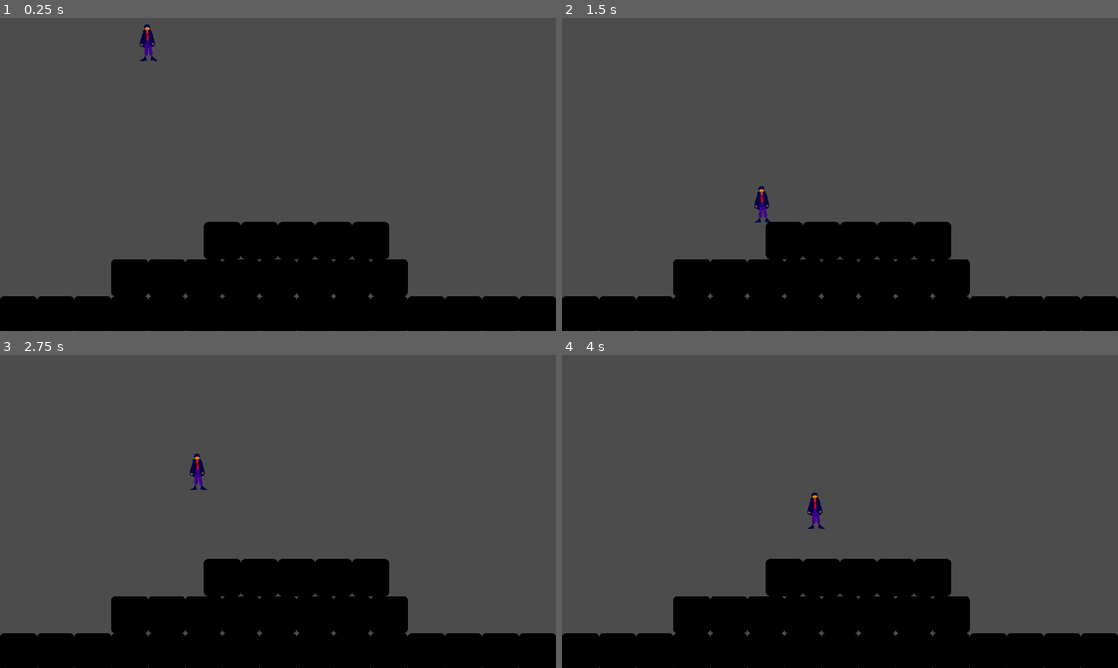
Above: before the commit, frames 1-4 (two rows, left to right).
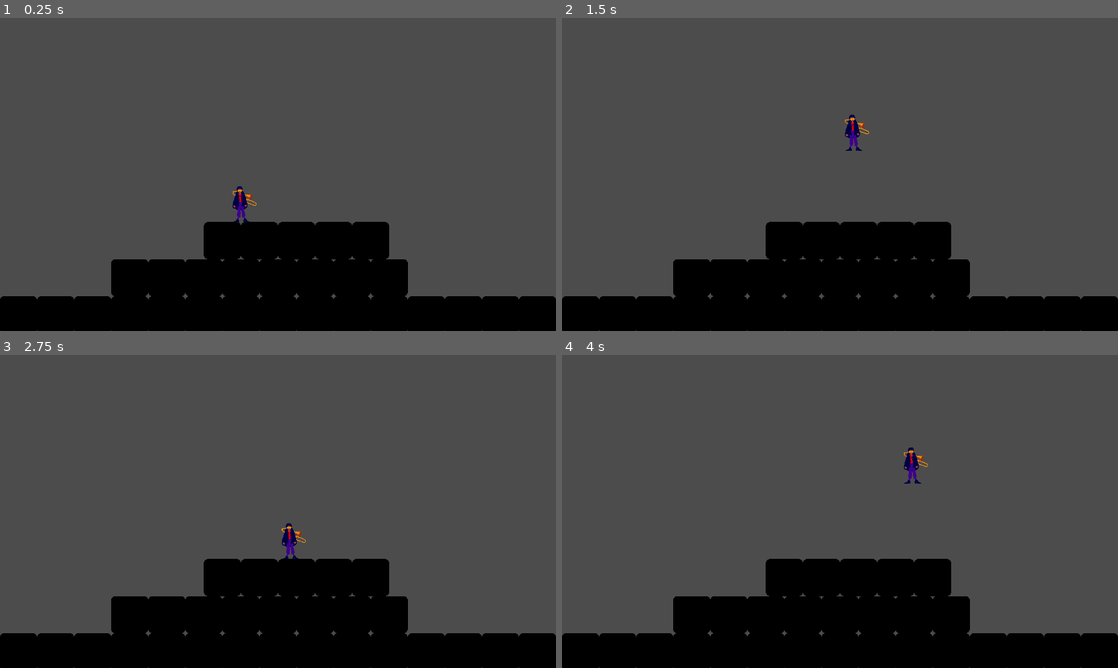
Above: after the commit, the same moments.

Repository: mishenanigans/Brassman
Game: Godot game, scene res://Player.tscn
Two runs of this game, one before a commit and one after it. Both use one fixed random seed, a clock stepped at 60 frames per second and the inputs below. The engine's default icon, where the game draws it, is replaced by a stand-in: a white triangle on a blue panel in a dark square.
Inputs:
- Up to frame 1 (0.25 s): no input
- Up to frame 2 (1.5 s): hold Right (ui_right) from 0.53 s (still down); tap Up (ui_up) at 0.77 s
- Up to frame 3 (2.75 s): tap Up (ui_up) at 1.52 s; release Right (ui_right) at 2.03 s; hold Left (ui_left) from 2.03 s (still down)
- Up to frame 4 (4 s): release Left (ui_left) at 2.78 s; hold Right (ui_right) from 2.78 s (still down); tap Up (ui_up) at 3.02, 3.77 s

The runs differ from the first frame. In frame 1, 0.4% of the frame differs, in the area x 25-47%, y 2-66%; in frame 2, 0.4%; in frame 3, 0.4%; in frame 4, 0.4%, in the area x 44-66%, y 29-56%.

Commit message:
Update Player.tscn

Diff:
--- a/Player.tscn
+++ b/Player.tscn
@@ -1,8 +1,9 @@
-[gd_scene load_steps=6 format=2]
+[gd_scene load_steps=7 format=2]
 
 [ext_resource path="res://KinematicBody2D.gd" type="Script" id=1]
 [ext_resource path="res://brassman.png" type="Texture" id=2]
-[ext_resource path="res://icon.png" type="Texture" id=3]
+[ext_resource path="res://trombone1.png" type="Texture" id=3]
+[ext_resource path="res://icon.png" type="Texture" id=4]
 
 [sub_resource type="RectangleShape2D" id=1]
 
@@ -18,8 +19,7 @@
 
 [node name="KinematicBody2D" type="KinematicBody2D" parent="." index="0"]
 
-editor/display_folded = true
-position = Vector2( 512, 64 )
+position = Vector2( 832, 640 )
 input_pickable = false
 collision_layer = 1
 collision_mask = 1
@@ -34,6 +34,13 @@
 texture = ExtResource( 2 )
 _sections_unfolded = [ "Transform" ]
 
+[node name="Sprite" type="Sprite" parent="KinematicBody2D/Sprite" index="0"]
+
+show_behind_parent = true
+position = Vector2( 35, -26 )
+texture = ExtResource( 3 )
+_sections_unfolded = [ "Visibility" ]
+
 [node name="CollisionShape2D" type="CollisionShape2D" parent="KinematicBody2D" index="1"]
 
 visible = false
Not shown: 29 places in Player.tscn that only renumber resources
